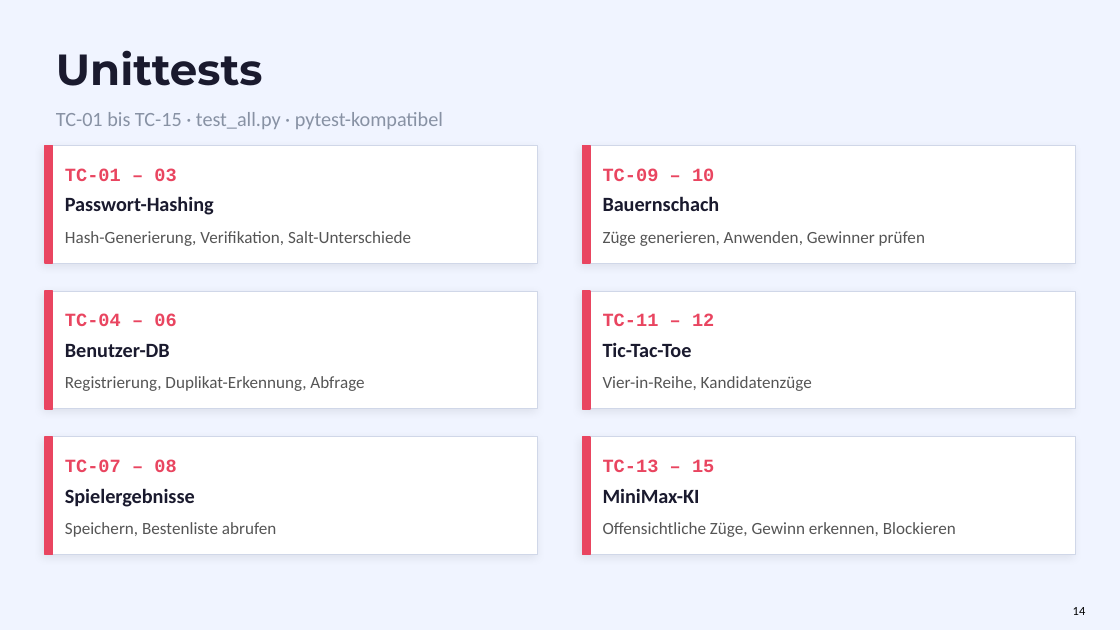
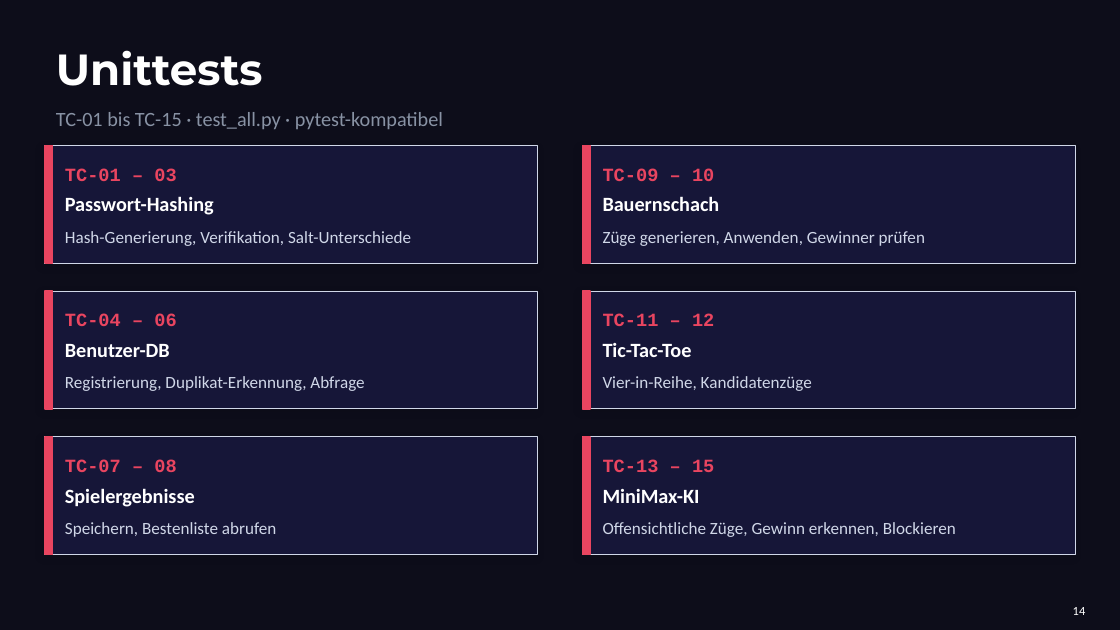
Before and after one commit to Tasterloster/Projekt_berufsschule, a slide deck: slide 14 of Präsentation/Präsentation_Projekt/HHBKTendo_Praesentation_1.pptx. Drawn at 1120x630 pixels with LibreOffice and Linux fonts; fonts in the diff are those of the drawing. Boxes give left, top, right and bottom in pixels: in the first picture for what was removed or moved away, otherwise in the second. Text is boxed around its words. In the diff, an @@ line names an element or a change of style, - is before the commit and + after.

```diff
--- a/Präsentation/Präsentation_Projekt/HHBKTendo_Praesentation_1.pptx
+++ b/Präsentation/Präsentation_Projekt/HHBKTendo_Praesentation_1.pptx
@@ background #F0F4FF to #0D0D1A @@
@@ fill #FFFFFF to #161638 in 6 elements at (582, 146, 1075, 263), (582, 291, 1075, 409), (582, 437, 1075, 554), (45, 146, 538, 263), (45, 291, 538, 409), (45, 437, 538, 554) @@
@@ text colour #1A1A2E to #FFFFFF in 7 elements at (56, 50, 263, 86), (65, 196, 214, 215), (65, 344, 170, 357), (65, 488, 195, 507), (603, 196, 720, 211), (603, 343, 692, 357), (603, 489, 700, 503) @@
@@ text colour #555555 to #D0D7E8 in 6 elements at (65, 231, 411, 246), (65, 376, 364, 391), (65, 522, 277, 537), (603, 231, 925, 246), (603, 376, 812, 391), (603, 522, 956, 537) @@
@@ text "14" at (1073, 607, 1086, 615): text colour #000000 to #FFFFFF @@
```
Also in this commit, not shown: 20 other slides changed, 1 other file.
